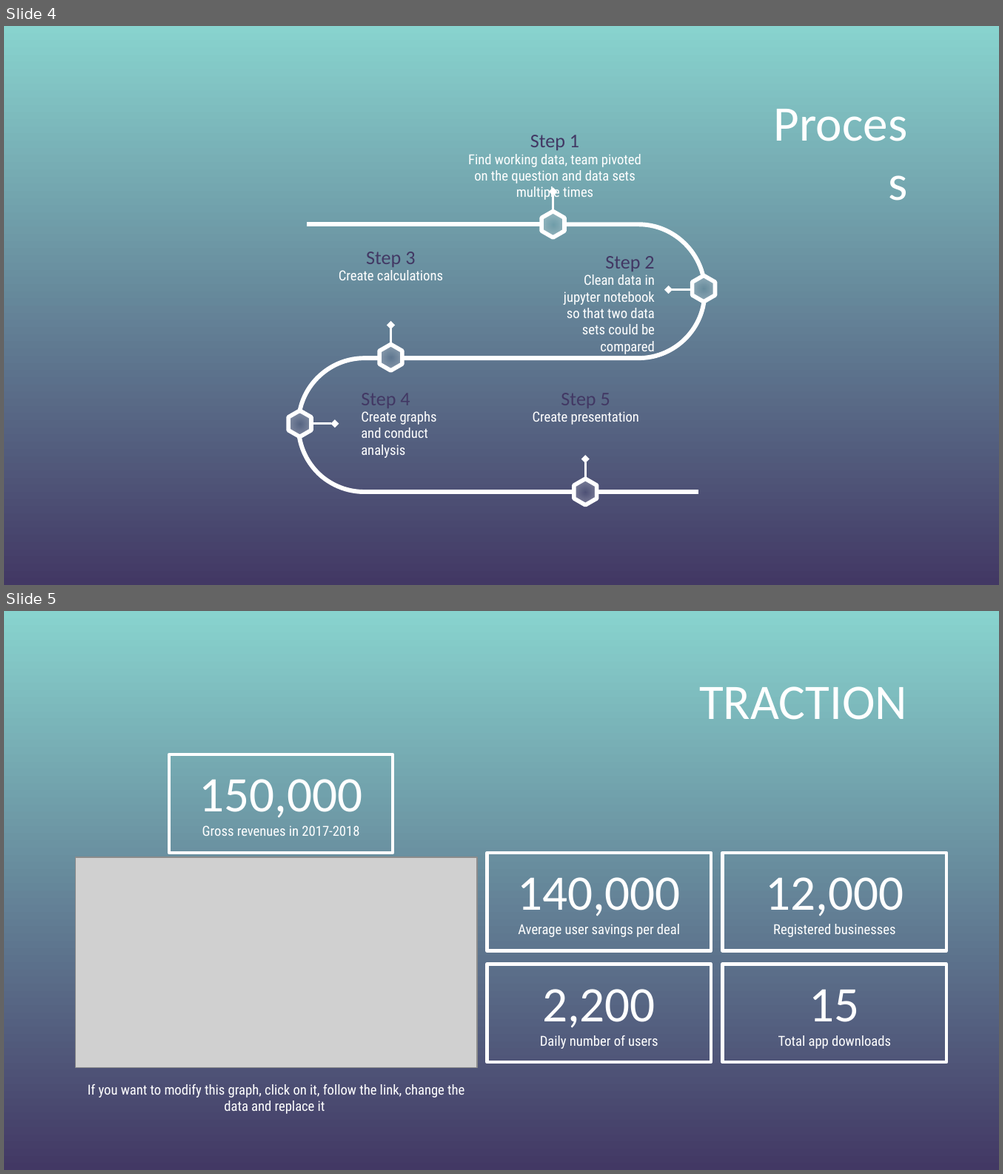
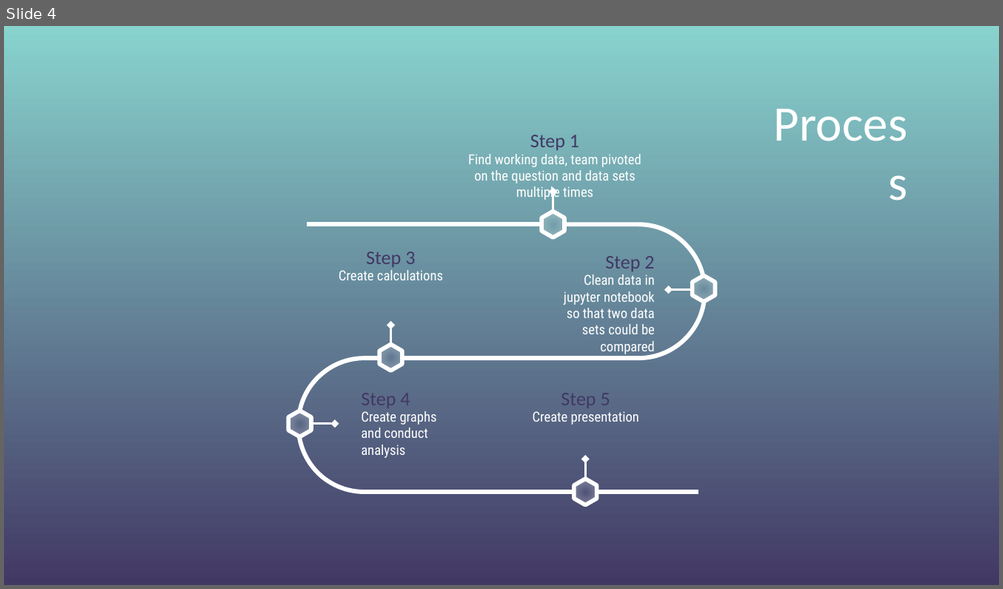
Before and after one commit to stephenkmin/Project-1, a slide deck: Project1_Presentation.pptx. Shown one above the other, each under a label of ours: slides 4 and 5 before the commit, slide 4 after it. The pictures are 1003x1174 and 1003x589 pixels, drawn with LibreOffice and Linux fonts; fonts in the diff are those of the drawing; grey boxes stand for pictures; background and template pictures are left out. Boxes give left, top, right and bottom in pixels: in the first picture for what was removed or moved away, otherwise in the second. Text is boxed around its words. In the diff, an @@ line names an element or a change of style, - is before the commit and + after.

```diff
--- a/Project1_Presentation.pptx
+++ b/Project1_Presentation.pptx
@@ slide 5 removed at (4, 611, 999, 1170), background picture (left out) @@
@@ title removed at (699, 686, 907, 720) @@
-TRACTION
@@ rectangle removed at (169, 755, 393, 854) @@
@@ title removed at (199, 779, 363, 818) @@
-150,000
@@ subtitle removed at (202, 826, 359, 836) @@
-Gross revenues in 2017-2018
@@ rectangle removed at (486, 853, 710, 951) @@
@@ rectangle removed at (722, 853, 946, 951) @@
@@ picture removed at (76, 857, 478, 1068) @@
@@ title removed at (517, 877, 680, 917) @@
-140,000
@@ title removed at (765, 877, 903, 917) @@
-12,000
@@ subtitle removed at (518, 924, 680, 937) @@
-Average user savings per deal
@@ subtitle removed at (773, 924, 896, 937) @@
-Registered businesses
@@ rectangle removed at (486, 964, 710, 1062) @@
@@ rectangle removed at (722, 964, 946, 1062) @@
@@ title removed at (542, 989, 655, 1028) @@
-2,200
@@ title removed at (809, 989, 859, 1022) @@
-15
@@ subtitle removed at (540, 1036, 657, 1049) @@
-Daily number of users
@@ subtitle removed at (778, 1036, 891, 1049) @@
-Total app downloads
@@ subtitle removed at (88, 1085, 464, 1114) @@
-If you want to modify this graph, click on it, follow the link, change the data and replace it
```
Also in this commit, not shown: 1 slide changed, 3 slides added, 4 other slides removed, 10 other files.
